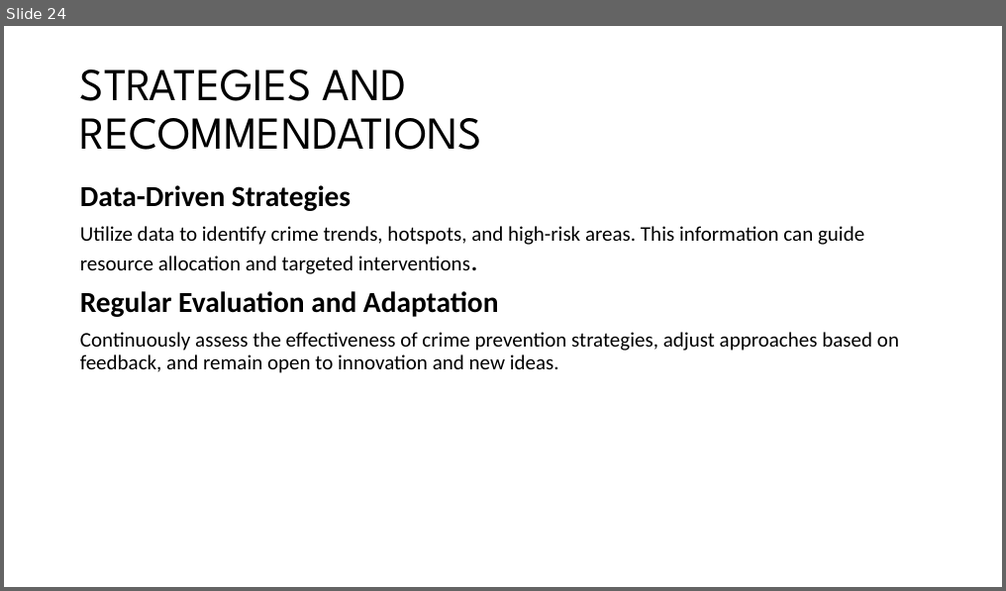
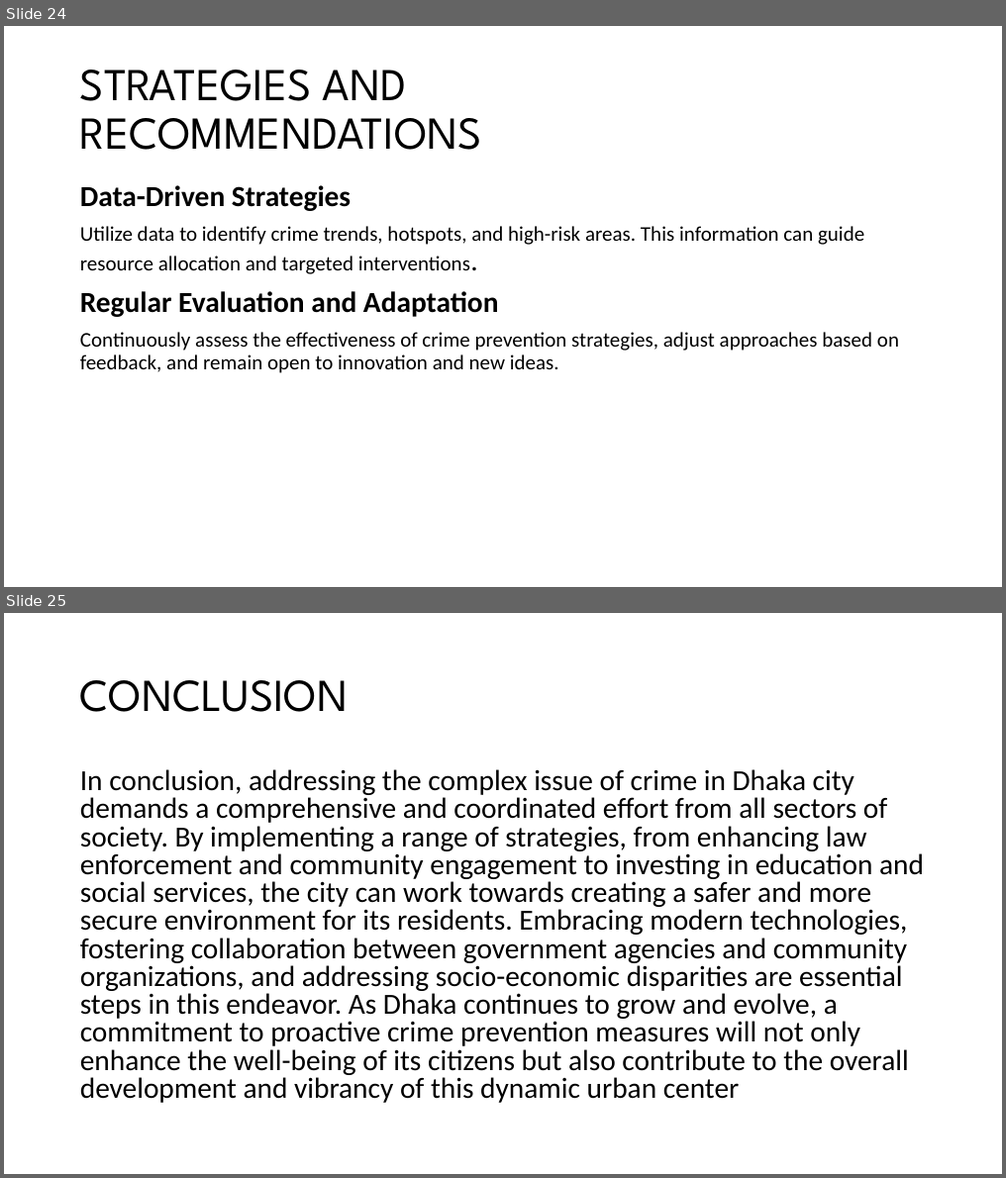
Before and after one commit to Tishat2247019/SUMMER-22-23, a slide deck: BGS/FINAL PRESENTATION/CRIME IN DHAKA CITY.pptx. Shown one above the other, each under a label of ours: slide 24 before the commit, slides 24 and 25 after it. The pictures are 1006x591 and 1006x1178 pixels, drawn with LibreOffice and Linux fonts; fonts in the diff are those of the drawing. Boxes give left, top, right and bottom in pixels: in the first picture for what was removed or moved away, otherwise in the second. Text is boxed around its words. In the diff, an @@ line names an element or a change of style, - is before the commit and + after.

Commit message:
added conclusion

```diff
--- a/BGS/FINAL PRESENTATION/CRIME IN DHAKA CITY.pptx
+++ b/BGS/FINAL PRESENTATION/CRIME IN DHAKA CITY.pptx
@@ slide 25 added at <box>4,613,1002,1174</box>, background #FFFFFF @@
@@ title added at <box>80,680,348,712</box>, 44 pt, text #000000 @@
+CONCLUSION
@@ text added at <box>80,769,924,1103</box>, 28 pt, text #000000 @@
+In conclusion, addressing the complex issue of crime in Dhaka city demands a comprehensive and coordinated effort from all sectors of society. By implementing a range of strategies, from enhancing law enforcement and community engagement to investing in education and social services, the city can work towards creating a safer and more secure environment for its residents. Embracing modern technologies, fostering collaboration between government agencies and community organizations, and addressing socio-economic disparities are essential steps in this endeavor. As Dhaka continues to grow and evolve, a commitment to proactive crime prevention measures will not only enhance the well-being of its citizens but also contribute to the overall development and vibrancy of this dynamic urban center
```
Also in this commit, not shown: 2 slides changed, 2 other slides added.
